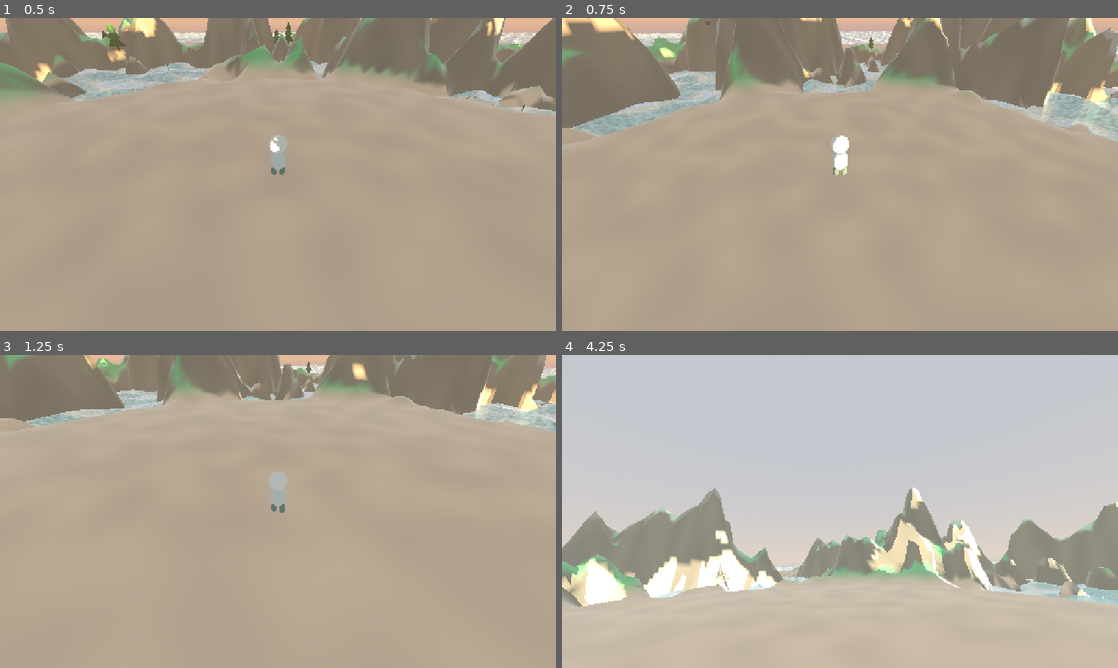
Above: before the commit, frames 1-4 (two rows, left to right).
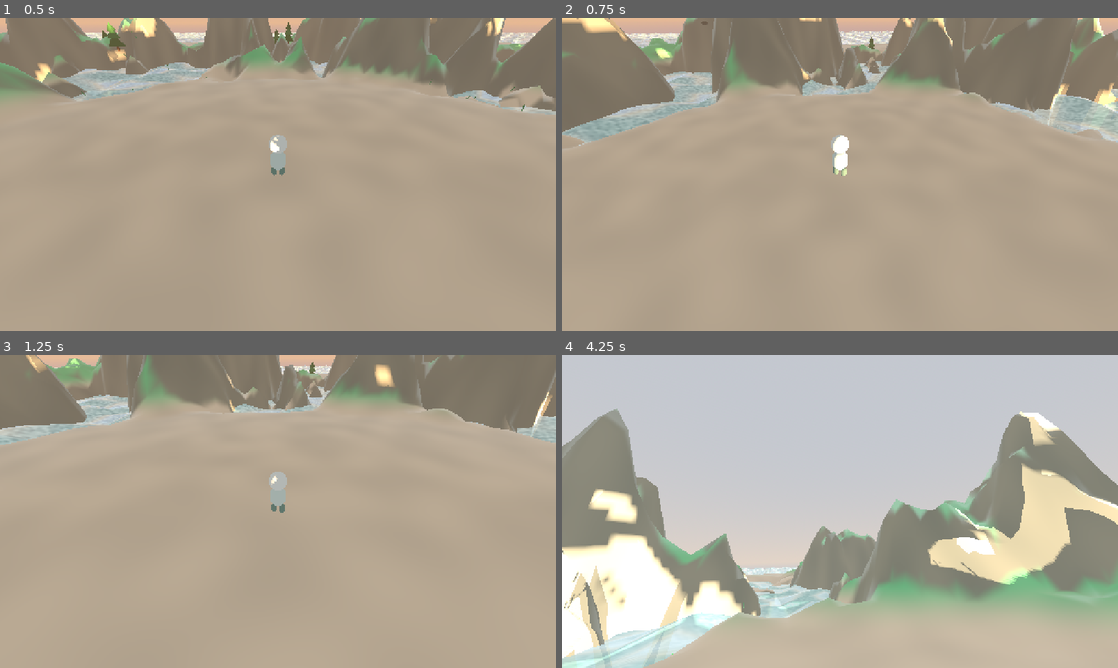
Above: after the commit, the same moments.

Repository: hunterbastian/yama
Game: Godot game, scene res://scenes/main.tscn
The game is run twice, just before and just after one commit, with the same random seed, the same clock (stepped at 60 frames per second) and the same inputs.
Inputs (mouse positions are in pixels of both pictures, inside the frame that each line leads up to):
- Up to frame 1 (0.5 s): no input
- Up to frame 2 (0.75 s): tap Enter at 0.5 s; move the mouse to (867, 174) at 0.52 s; hold W (move_forward) from 0.53 s (still down); hold R (regenerate) from 0.53 s (still down)
- Up to frame 3 (1.25 s): keep holding W (move_forward); keep holding R (regenerate); tap Space (jump) at 0.77 s
- Up to frame 4 (4.25 s): keep holding W (move_forward); move the mouse to (812, 511) at 1.27 s; release R (regenerate) at 1.28 s; tap Ctrl (sprint) at 1.35 s; tap Space (jump) at 1.52, 3.02, 3.77 s; move the mouse to (851, 505) at 2.02 s; hold V (toggle_camera) 2.03-2.78 s; move the mouse to (834, 517) at 2.77 s; tap R (regenerate) at 2.85 s; move the mouse to (878, 514) at 3.52 s; hold Ctrl (sprint) from 3.53 s (still down)

Frame 1 is identical in both runs. In frame 2, 4.2% of the frame differs, in the area x 0-100%, y 0-51%; in frame 3, 8.5%; in frame 4, 38%, in the area x 0-100%, y 17-100%.

Commit message:
fix: W key going backwards, fog plane visible as ceiling
- Remove inverted sign on forward direction (forward * -input_dir.y → forward * input_dir.y)
- Raise fog plane from y=2.0 to y=8.0 so it reads as atmospheric haze, not a visible layer

Co-Authored-By: Claude Opus 4.6 <noreply@anthropic.com>

Diff:
--- a/scenes/fog.tscn
+++ b/scenes/fog.tscn
@@ -20,6 +20,6 @@
 subdivide_depth = 1
 
 [node name="Fog" type="MeshInstance3D"]
-transform = Transform3D(1, 0, 0, 0, 1, 0, 0, 0, 1, 0, 2.0, 0)
+transform = Transform3D(1, 0, 0, 0, 1, 0, 0, 0, 1, 0, 8.0, 0)
 mesh = SubResource("FogMesh")
 material_override = SubResource("FogMat")
--- a/scripts/player.gd
+++ b/scripts/player.gd
@@ -58,7 +58,7 @@
 	right.y = 0.0
 	right = right.normalized()
 
-	var wish_dir := (forward * -input_dir.y + right * input_dir.x).normalized() if input_dir.length() > 0.1 else Vector3.ZERO
+	var wish_dir := (forward * input_dir.y + right * input_dir.x).normalized() if input_dir.length() > 0.1 else Vector3.ZERO
 	is_sprinting = Input.is_action_pressed("sprint")
 	var speed := move_speed * (sprint_multiplier if is_sprinting else 1.0)
 
